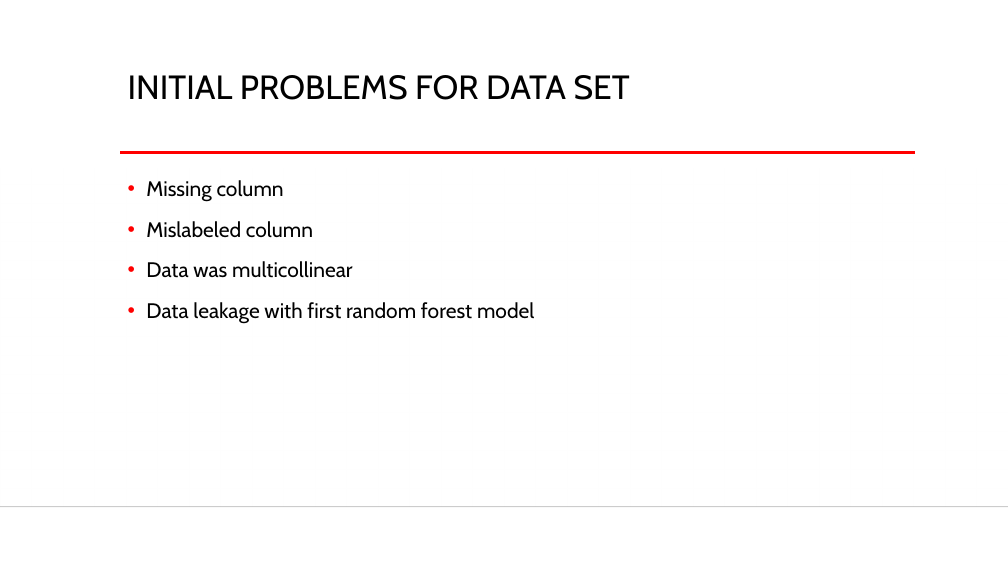
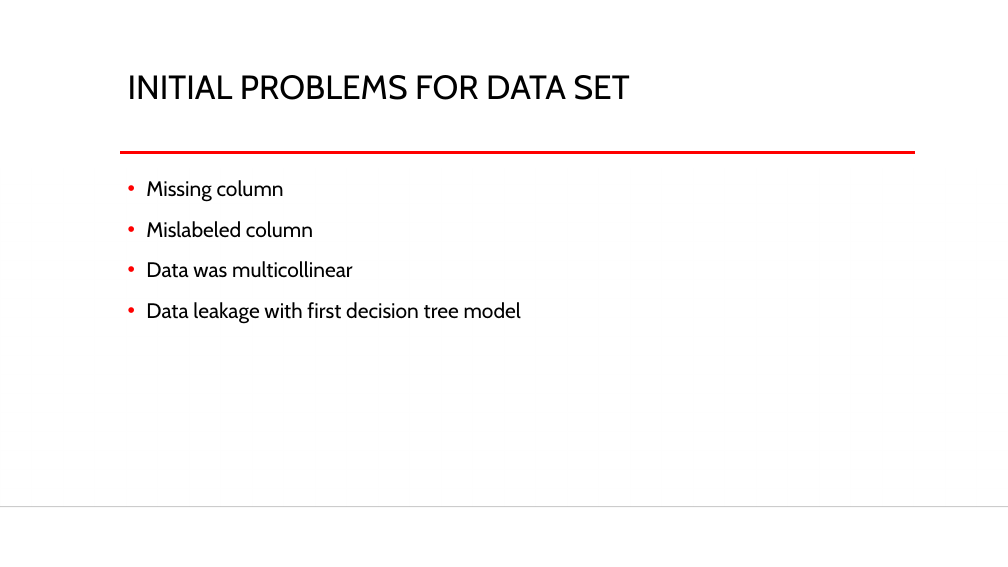
Before and after one commit to PaulButler8/springboard, a slide deck: slide 4 of Capstone 2/Capstone 2 Presentation.pptx. Drawn at 1008x567 pixels with LibreOffice and Linux fonts; fonts in the diff are those of the drawing; background and template pictures are left out. Boxes give left, top, right and bottom in pixels: in the first picture for what was removed or moved away, otherwise in the second. Text is boxed around its words. In the diff, an @@ line names an element or a change of style, - is before the commit and + after.

```diff
--- a/Capstone 2/Capstone 2 Presentation.pptx
+++ b/Capstone 2/Capstone 2 Presentation.pptx
@@ text at [146, 302, 521, 324]: text changed @@
-• Data leakage with first random forest model
+• Data leakage with first decision tree model
```
Also in this commit, not shown: 9 other slides changed, 8 slides added, 1 other file.
